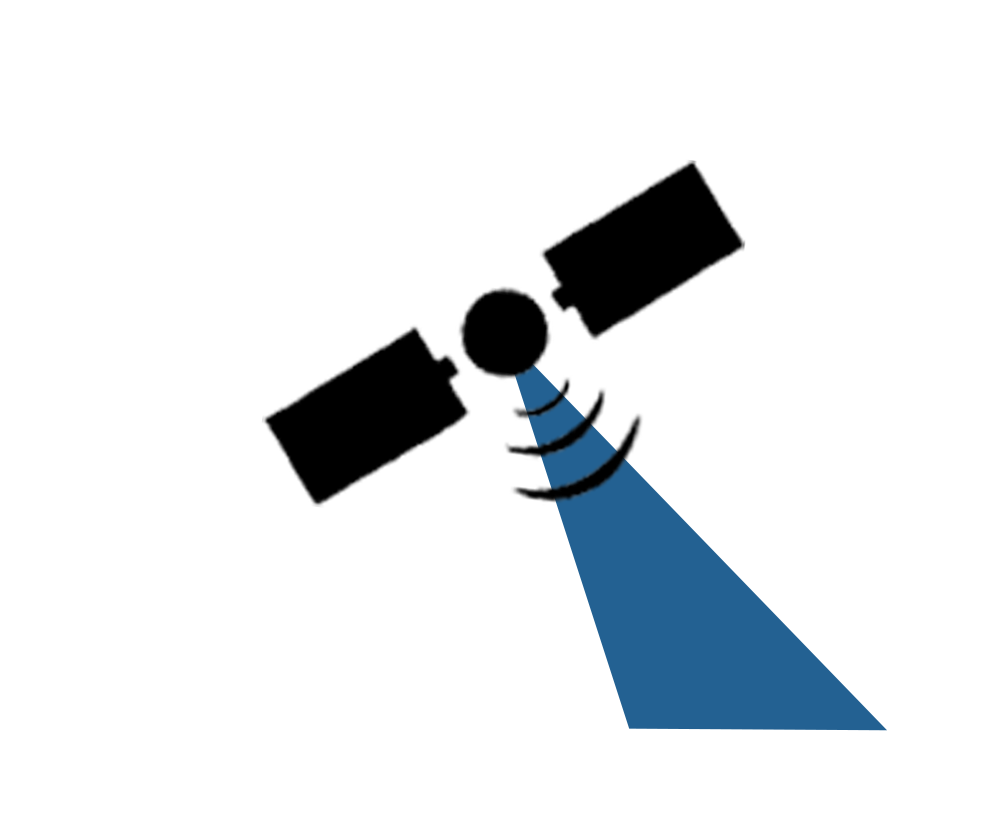
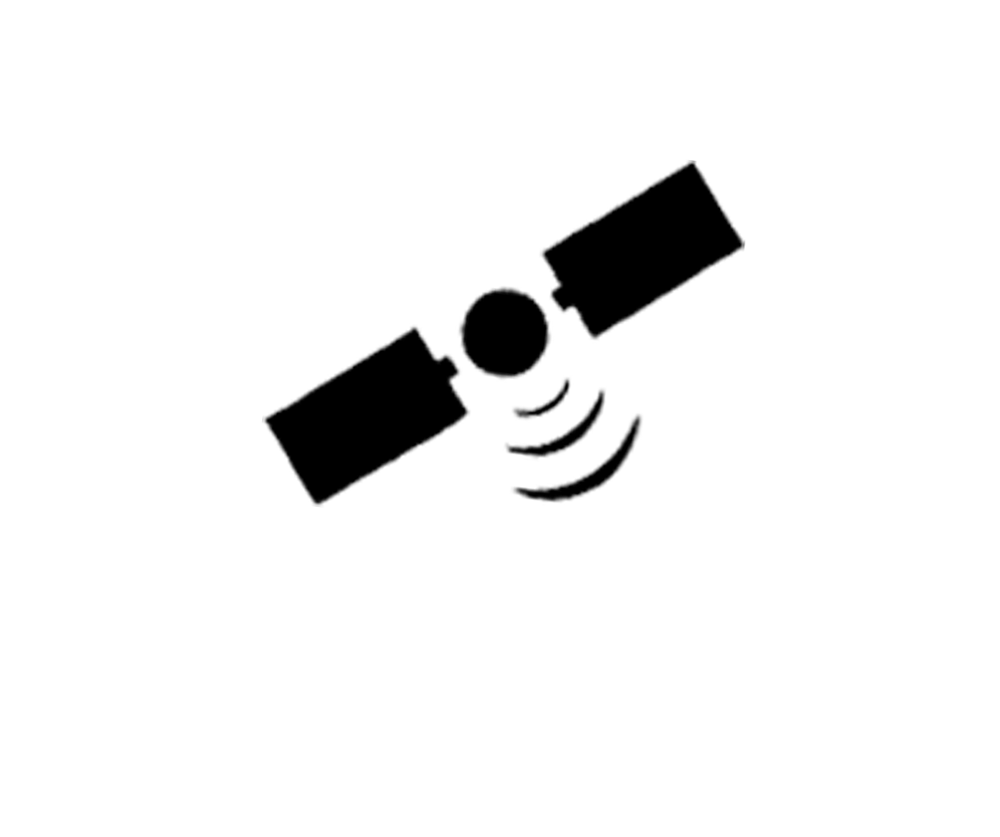
Two versions of the same layered image (1000x837). Layer-by-layer changes:
hid "Layer 2" over [514, 363, 887, 731]